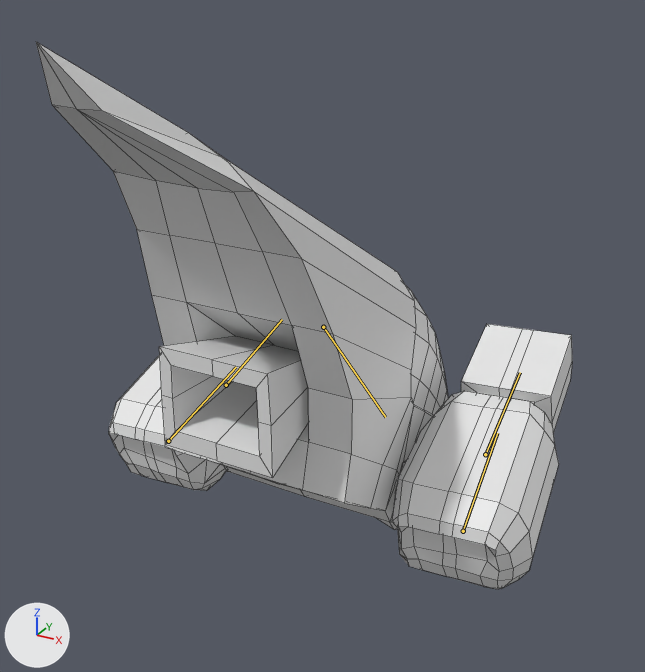
One commit to the FBX model Assets/Mesh/MeshFLAT/Enemy1V2flat.fbx: the scene before it, then after it.
The view is the same before and after, from a 50 mm lens placed at (1.68, -3.23, 2.1), pointed at (0.07, -0.29, 0.63). Arrows for +X, +Y and +Z are at lower left; the lights stay in place. Both versions are drawn at frame 6 of the action 'Armature|Shoot'; the numbers are the values there. The bones that bend it are drawn over the model as lines. Mesh edges are drawn as thin lines.
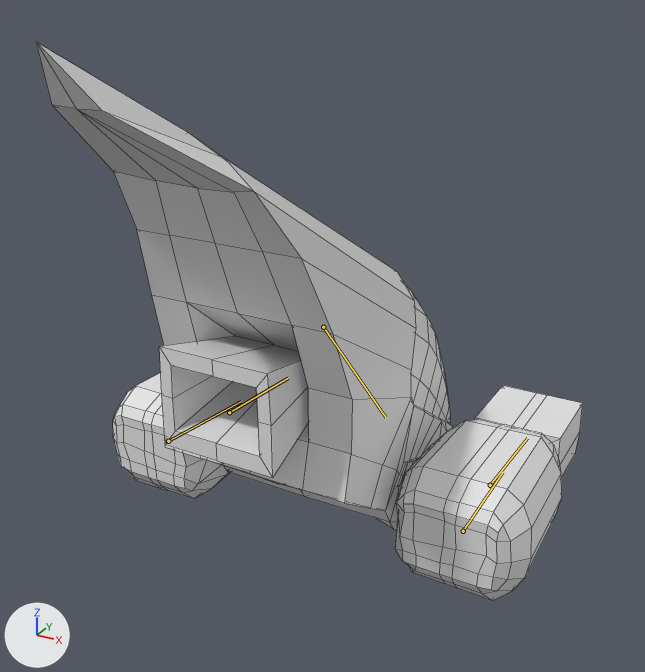
Patch to the scene script:
```diff
--- a/Assets/Mesh/MeshFLAT/Enemy1V2flat.fbx.py
+++ b/Assets/Mesh/MeshFLAT/Enemy1V2flat.fbx.py
@@ bone_cannon_l @@
 bone_cannon_l = bpy.data.objects['Armature'].pose.bones['Cannon.L']  # child of 'MainPart'
-bone_cannon_l.rotation_quaternion = (0.982, 0.189, -0.022, 0.015)  # degrees (22, -3, 1)
+bone_cannon_l.rotation_quaternion = (1.0, 0.012, 0.0, 0.0)  # degrees (1, 0, 0)
@@ bone_cannon_r @@
 bone_cannon_r = bpy.data.objects['Armature'].pose.bones['Cannon.R']  # child of 'MainPart'
-bone_cannon_r.rotation_quaternion = (0.982, 0.189, -0.022, 0.015)  # degrees (22, -3, 1)
+bone_cannon_r.rotation_quaternion = (1.0, 0.012, 0.0, 0.0)  # degrees (1, 0, 0)
```

Location of each change, [x1, y1, x2, y2] in pixels of the pictures (645 x 672 px):
'Cube.002', posed
    before: [36, 42, 572, 589]
    after: [36, 42, 583, 601]
bone 'Cannon.L', root to tip
    before: (463, 531) to (497, 433)
    after: (463, 531) to (503, 472)
bone 'Cannon.R', root to tip
    before: (168, 441) to (236, 367)
    after: (168, 441) to (241, 401)
